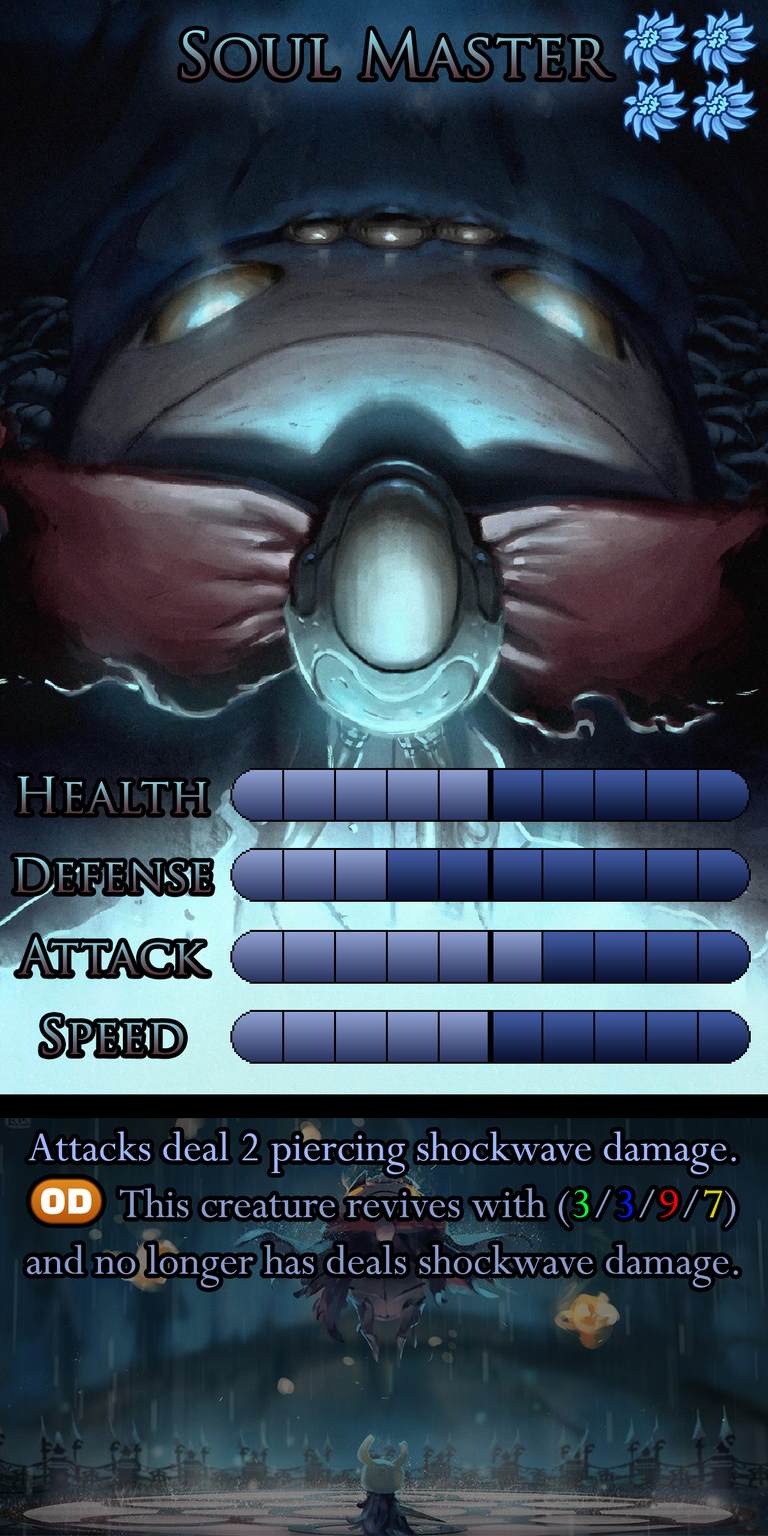
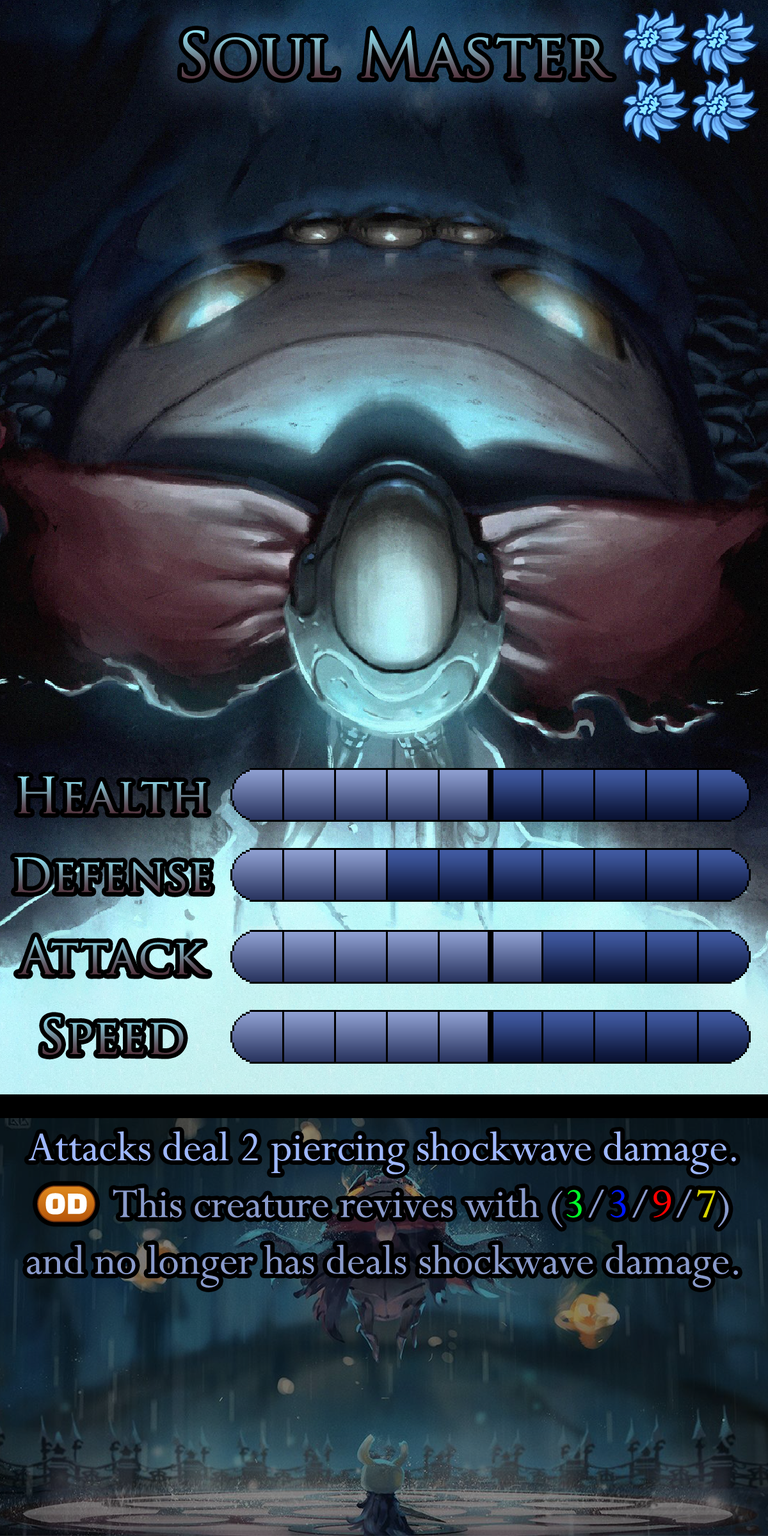
Layered file, before and after one edit (768 × 1536). Changes by layer:
painted on "Ability" over box(30, 1178, 736, 1228)
